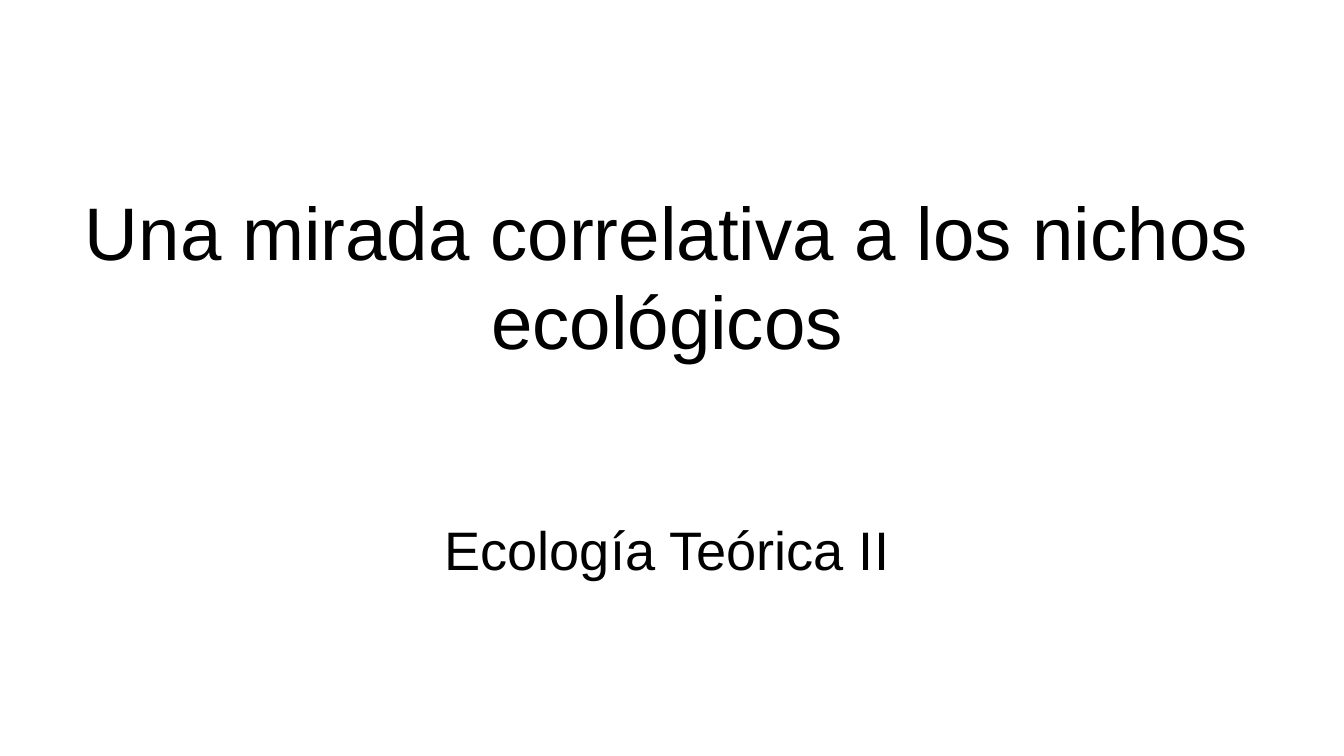
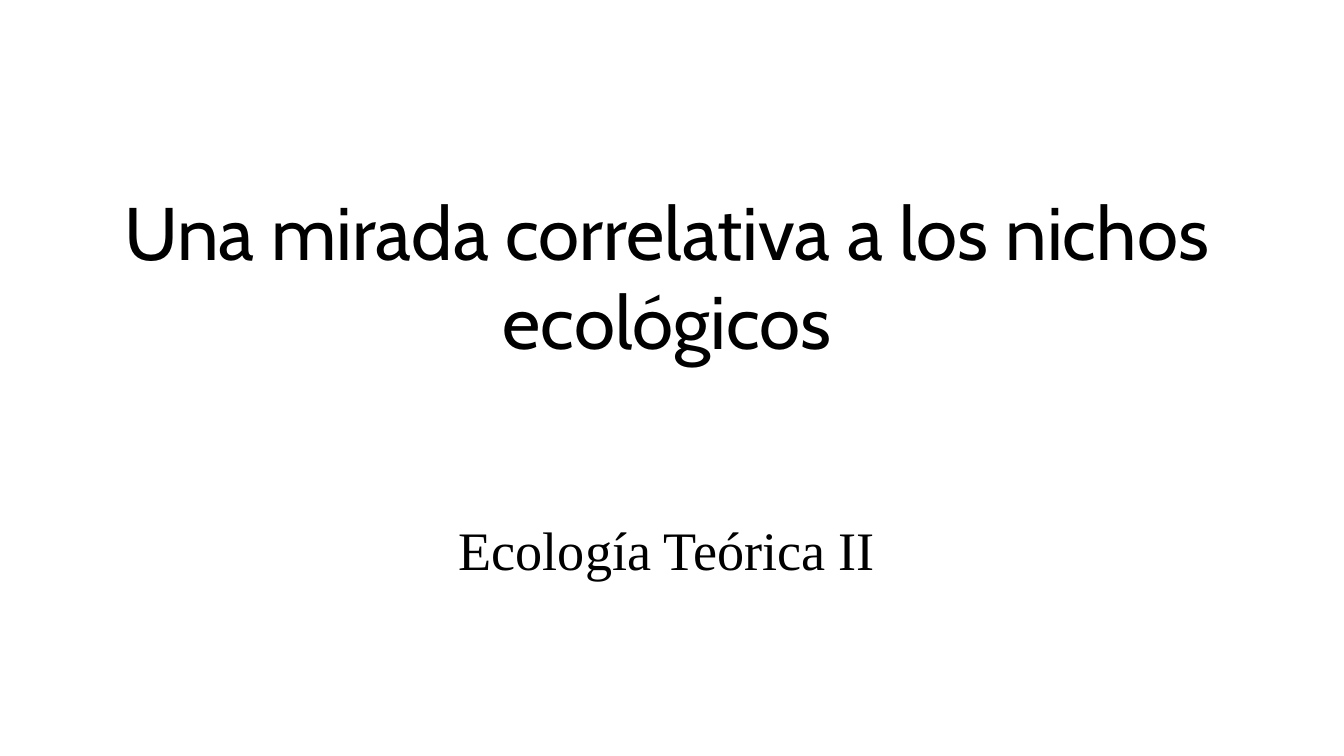
Before and after one commit to gerardommc/Ecologia-Teorica-II, a slide deck: slide 1 of Nicho/Caso-correlativo.odp. Drawn at 1344x756 pixels with LibreOffice and Linux fonts; fonts in the diff are those of the drawing. Boxes give left, top, right and bottom in pixels: in the first picture for what was removed or moved away, otherwise in the second. Text is boxed around its words. In the diff, an @@ line names an element or a change of style, - is before the commit and + after.

```diff
--- a/Nicho/Caso-correlativo.odp
+++ b/Nicho/Caso-correlativo.odp
@@ title "Una mirada correlativa a los ...": place and size @@
-title "Una mirada correlativa a los ..." at (85,206,1247,363)
+title "Una mirada correlativa a los ..." at (125,204,1208,366)
@@ title "Una mirada correlativa a los ..." at (125,204,1208,366): font Arial to Cabin @@
@@ subtitle "Ecología Teórica II" at (459,532,875,580): font Arial to Times New Roman @@
```
Also in this commit, not shown: 3 other slides changed, 6 other files.
